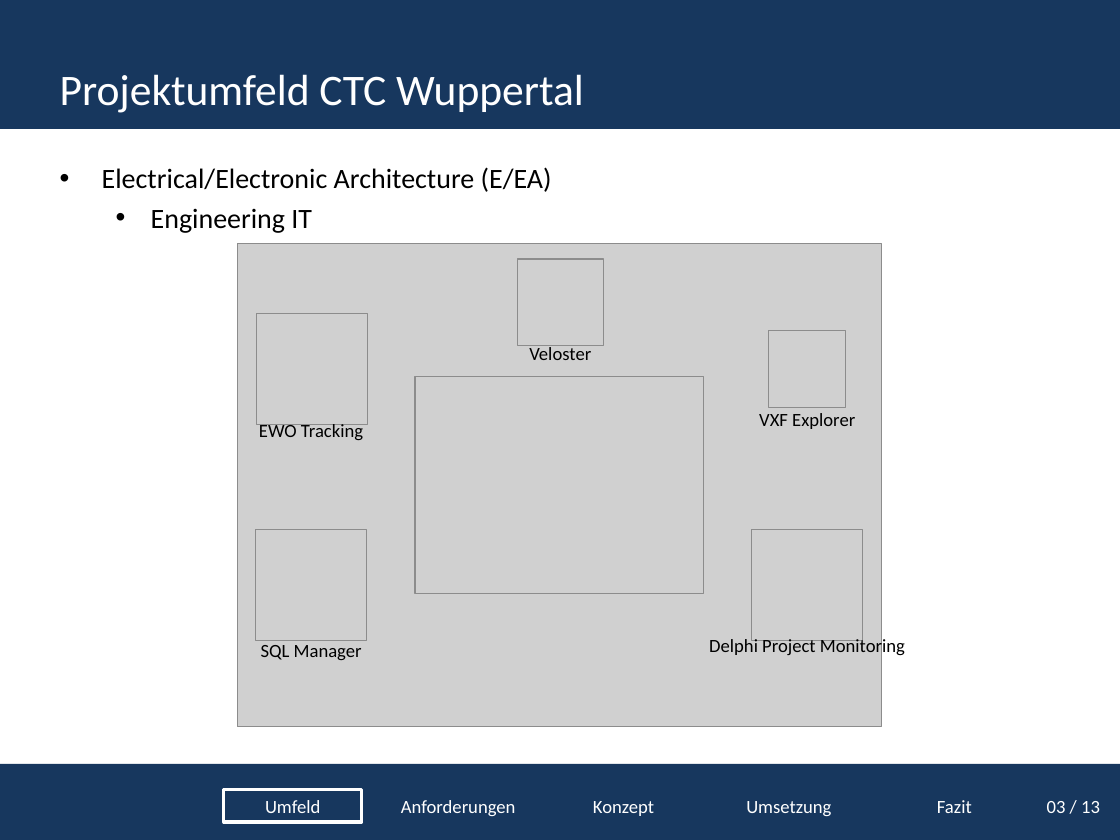
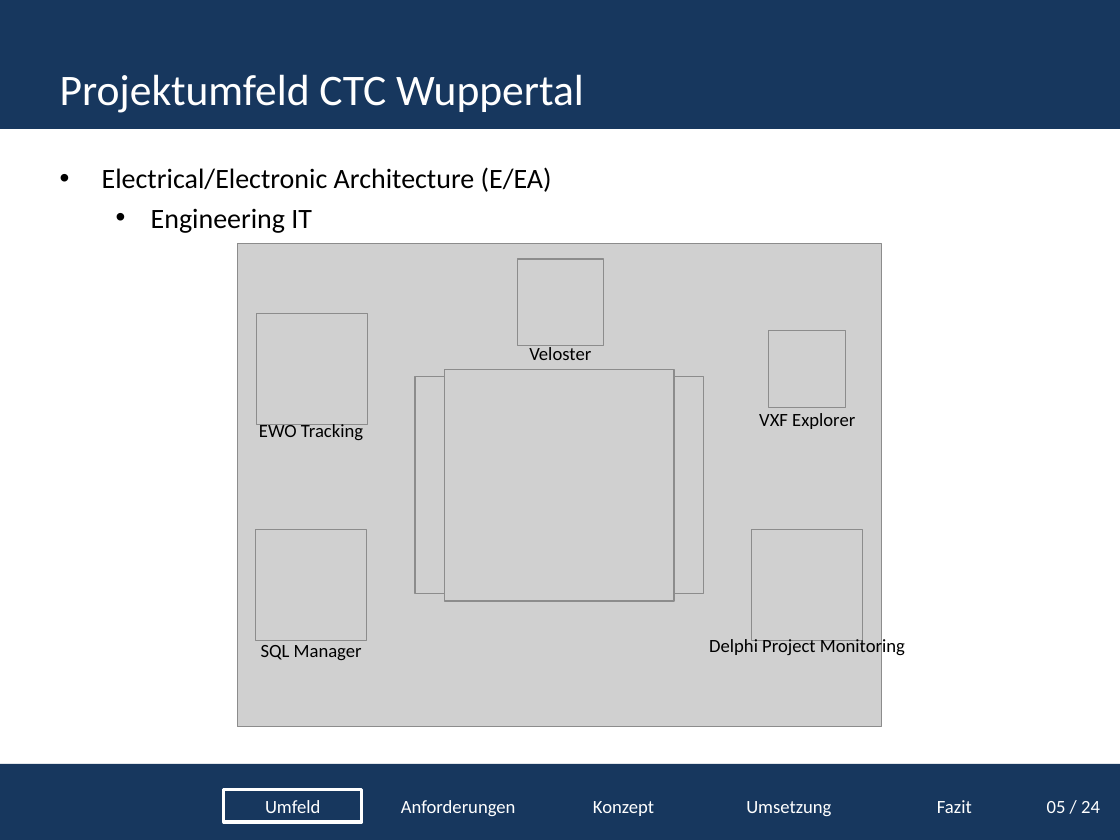
Before and after one commit to tomtom1992/Projektpr-sentation, a slide deck: slide 7 of Projektpräsentation.pptx. Drawn at 1120x840 pixels with LibreOffice and Linux fonts; fonts in the diff are those of the drawing; grey boxes stand for pictures; background and template pictures are left out. Boxes give left, top, right and bottom in pixels: in the first picture for what was removed or moved away, otherwise in the second. Text is boxed around its words. In the diff, an @@ line names an element or a change of style, - is before the commit and + after.

```diff
--- a/Projektpräsentation.pptx
+++ b/Projektpräsentation.pptx
@@ picture added at (445, 370, 674, 601) @@
@@ text at (1047, 801, 1100, 813): text changed @@
-03 / 13
+05 / 24
```
Also in this commit, not shown: 26 other slides changed.
